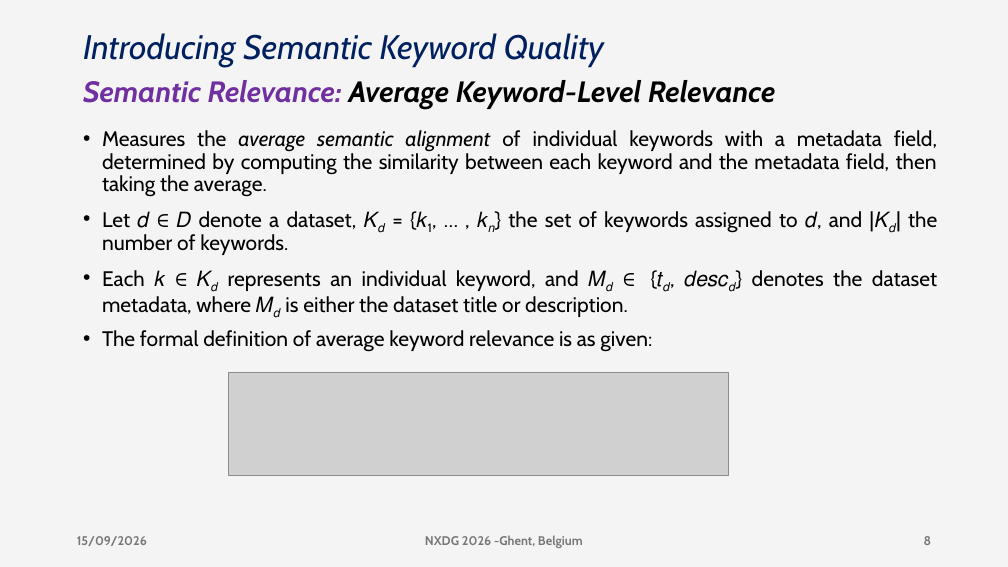
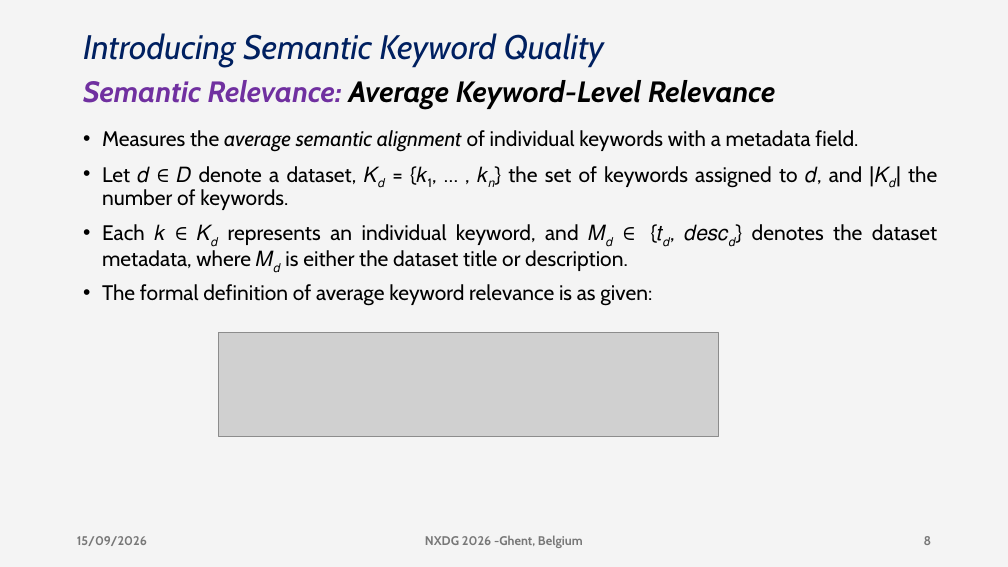
Before and after one commit to DeperiasKerre/deperiaskerre.github.io, a slide deck: slide 8 of slides/nxdg_2026_Deperias.pptx. Drawn at 1008x567 pixels with LibreOffice and Linux fonts; fonts in the diff are those of the drawing; grey boxes stand for pictures. Boxes give left, top, right and bottom in pixels: in the first picture for what was removed or moved away, otherwise in the second. Text is boxed around its words. In the diff, an @@ line names an element or a change of style, - is before the commit and + after.

```diff
--- a/slides/nxdg_2026_Deperias.pptx
+++ b/slides/nxdg_2026_Deperias.pptx
@@ text at (x1=102, y1=130, x2=858, y2=152): text changed @@
-• Measures the average semantic alignment of individual keywords with a metadata field, determined by computing the similarity between each keyword and the metadata field, then taking the average.
+• Measures the average semantic alignment of individual keywords with a metadata field.
@@ picture moved from (x1=228, y1=372, x2=728, y2=476) to (x1=219, y1=333, x2=718, y2=436) @@
```
Also in this commit, not shown: 7 other slides changed.
